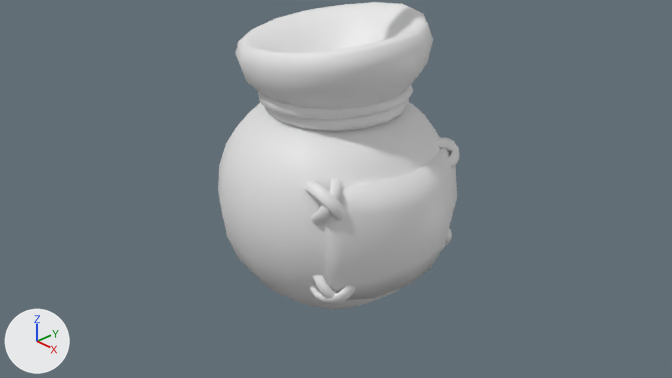
The Blender file Assets/_FishingOnEuropa/Models/FishingRod/FishingRod.blend: old version first, new version second.
Before and after are seen from the file's camera 'Camera'. Lighting does not change. The marker at lower left points along +X, +Y and +Z. The older version comes first.
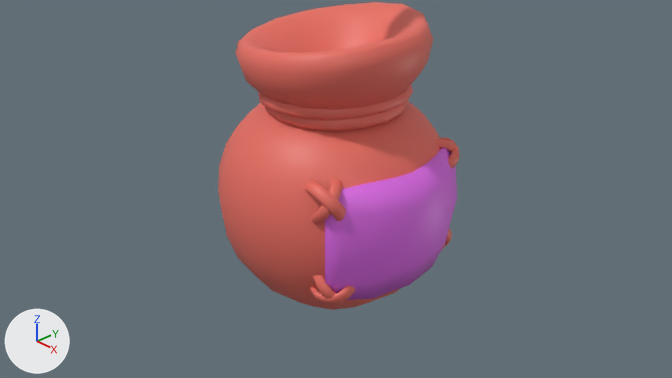
Commit message: FOE: Seeds

What differs and where, as boxes (x1, y1, x2, y2) in the pictures (672 x 378 px):
part 1 of me_cube_010, recoloured (white to red)
    both: (218, 2, 460, 310)
part 2 of me_cube_010, recoloured (white to pink)
    both: (325, 147, 457, 300)

Patch to the scene script:
```diff
--- a/Assets/_FishingOnEuropa/Models/FishingRod/FishingRod.blend.py
+++ b/Assets/_FishingOnEuropa/Models/FishingRod/FishingRod.blend.py
@@ mat_seedicon @@
+mat_seedicon = principled_material('SeedIcon')
+mat_seedicon.base_color = (0.737, 0.143, 0.8)  # pink #df6ae7
@@ mat_seedmat @@
+mat_seedmat = principled_material('SeedMat')
+mat_seedmat.base_color = (0.8, 0.153, 0.118)  # red #e76d60
@@ me_cube_010 @@
 me_cube_010.from_pydata(...)  # 1295 vertices, 1180 faces; spans x -1.41..1.47, y -1.41..1.41, z -1.42..2.03
 # used by ob_cube_009; location = (0.0, 0.0, 0.0)
+# me_cube_010 part 1: 1088 of the faces centred in x -1.34..1.34, y -1.34..1.34, z -1.39..2.02 switch from mat_material (white #e7e7e7) to mat_seedmat (red #e76d60)
+# me_cube_010 part 2: 92 of the faces centred in x 0.85..1.42, y -1.03..1.03, z -0.82..0.58 switch from mat_material (white #e7e7e7) to mat_seedicon (pink #df6ae7)
```
